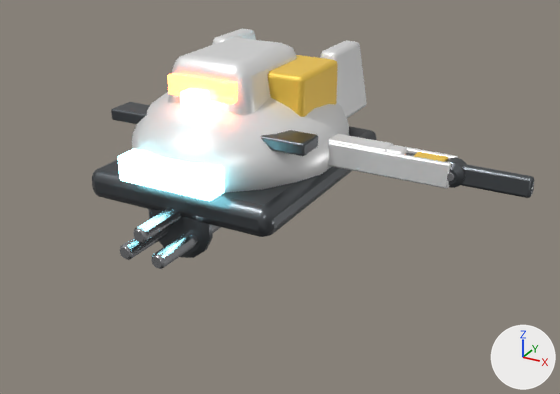
One commit to the glTF model public/assets/models/robots/mantis/burst.glb: the scene before it, then after it.
Camera for both pictures: a 50 mm camera at (0.791, -1.283, 0.519) aimed at (0.163, -0.141, -0.052). The lights are fixed; the arrows at lower right show +X, +Y and +Z. The older version comes first. Vertices at exactly the same position are counted once.

Objects in the first picture: 'Barrel', 'Hull', 'LegLower', 'LegUpper', 'Turret'.
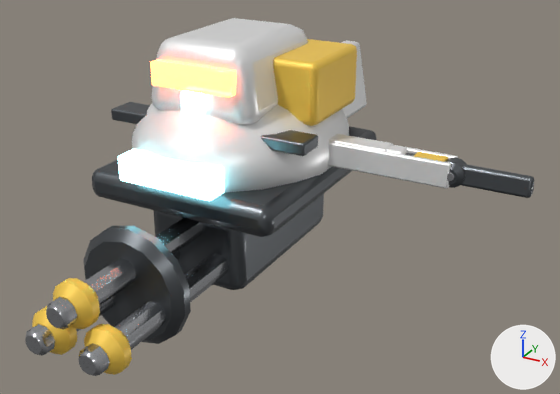
Pixel boxes [x1, y1, x2, y2] of what changed, in the pictures (560 x 394 px; the box of a moved part takes in the faces that stretch with it):
'Barrel', reshaped: before [120, 207, 221, 269]; after [25, 194, 324, 376]
'Turret', rescaled: before [167, 37, 338, 117]; after [150, 18, 357, 126]
part 1 of me_barrel, moved or reshaped (not visible before): after [154, 194, 324, 290]
part 2 of me_barrel, moved or reshaped: before [148, 209, 213, 258]; after [83, 226, 191, 344]
part 3 of me_barrel, moved or reshaped: before [133, 207, 181, 243]; after [46, 218, 203, 330]
part 4 of me_barrel, added (yellow): after [32, 306, 77, 355]
part 5 of me_barrel, added (yellow): after [84, 324, 132, 375]
part 6 of me_barrel, added (yellow): after [53, 278, 100, 329]
part 7 of me_barrel, added: after [25, 251, 180, 356]
part 8 of me_barrel, added: after [78, 252, 229, 376]
part 9 of me_barrel, deleted: before [151, 225, 221, 269]
part 10 of me_barrel, deleted: before [120, 229, 167, 260]

The change, as a list of edits to the scene's bpy script:
```text
Change me_barrel:
    used by ob_barrel; location = (0.0, 0.0, 0.0)
    remove me_barrel.from_pydata(...)  # 276 vertices, 532 faces; spans x -0.068..0.068, y -0.35..0.12, z -0.175..-0.035
    add me_barrel.from_pydata(...)  # 430 vertices, 828 faces; spans x -0.109..0.109, y -0.56..0.192, z -0.28..-0.056
    me_barrel part 1: the loose piece of 56 vertices spanning x -0.065..0.065, y -0.12..0.12, z -0.16..-0.06 is scaled about the mesh origin by 1.6
    me_barrel part 2: the loose piece of 56 vertices spanning x -0.068..0.068, y -0.245..-0.215, z -0.175..-0.035 is scaled about the mesh origin by 1.6
    me_barrel part 3: the loose piece of 58 vertices spanning x -0.015..0.015, y -0.35..-0.05, z -0.094..-0.066 is scaled about the mesh origin by 1.6
    me_barrel part 4: a new loose piece of 56 vertices spanning x -0.097..-0.015, y -0.536..-0.488, z -0.237..-0.154, in mat_hazard (yellow #f9ce50)
    me_barrel part 5: a new loose piece of 56 vertices spanning x 0.015..0.097, y -0.536..-0.488, z -0.237..-0.154, in mat_hazard (yellow #f9ce50)
    me_barrel part 6: a new loose piece of 56 vertices spanning x -0.041..0.041, y -0.536..-0.488, z -0.17..-0.086, in mat_hazard (yellow #f9ce50)
    me_barrel part 7: a new loose piece of 46 vertices spanning x -0.08..-0.032, y -0.56..-0.08, z -0.218..-0.172, in mat_steel (grey #b5b6ba)
    me_barrel part 8: a new loose piece of 46 vertices spanning x 0.032..0.08, y -0.56..-0.08, z -0.218..-0.172, in mat_steel (grey #b5b6ba)
    me_barrel part 9: the loose piece of 53 vertices spanning x 0.02..0.05, y -0.35..-0.05, z -0.136..-0.108 is deleted
    me_barrel part 10: the loose piece of 53 vertices spanning x -0.05..-0.02, y -0.35..-0.05, z -0.136..-0.108 is deleted
    add me_barrel.materials.append(mat_hazard)  # yellow #f9ce50
Change me_turret:
    used by ob_turret; location = (0.0, 0.0, 0.0)
    remove me_turret.from_pydata(...)  # 216 vertices, 416 faces; spans x -0.11..0.16, y -0.15..0.11, z 0.035..0.18
    add me_turret.from_pydata(...)  # 216 vertices, 416 faces; spans x -0.132..0.192, y -0.18..0.132, z 0.042..0.216
    me_turret part 11: the whole mesh is scaled about the mesh origin by 1.2
```
